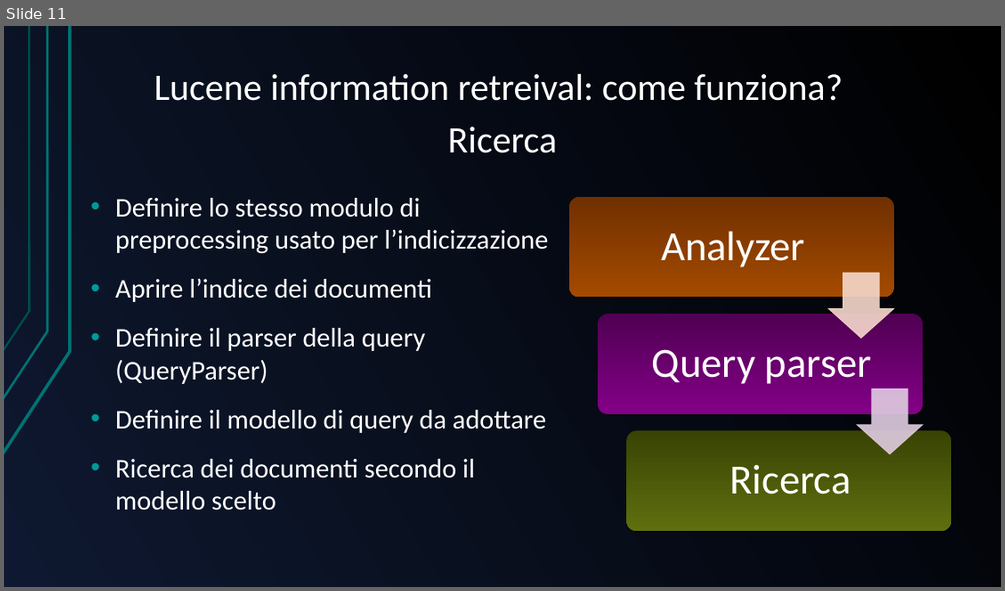
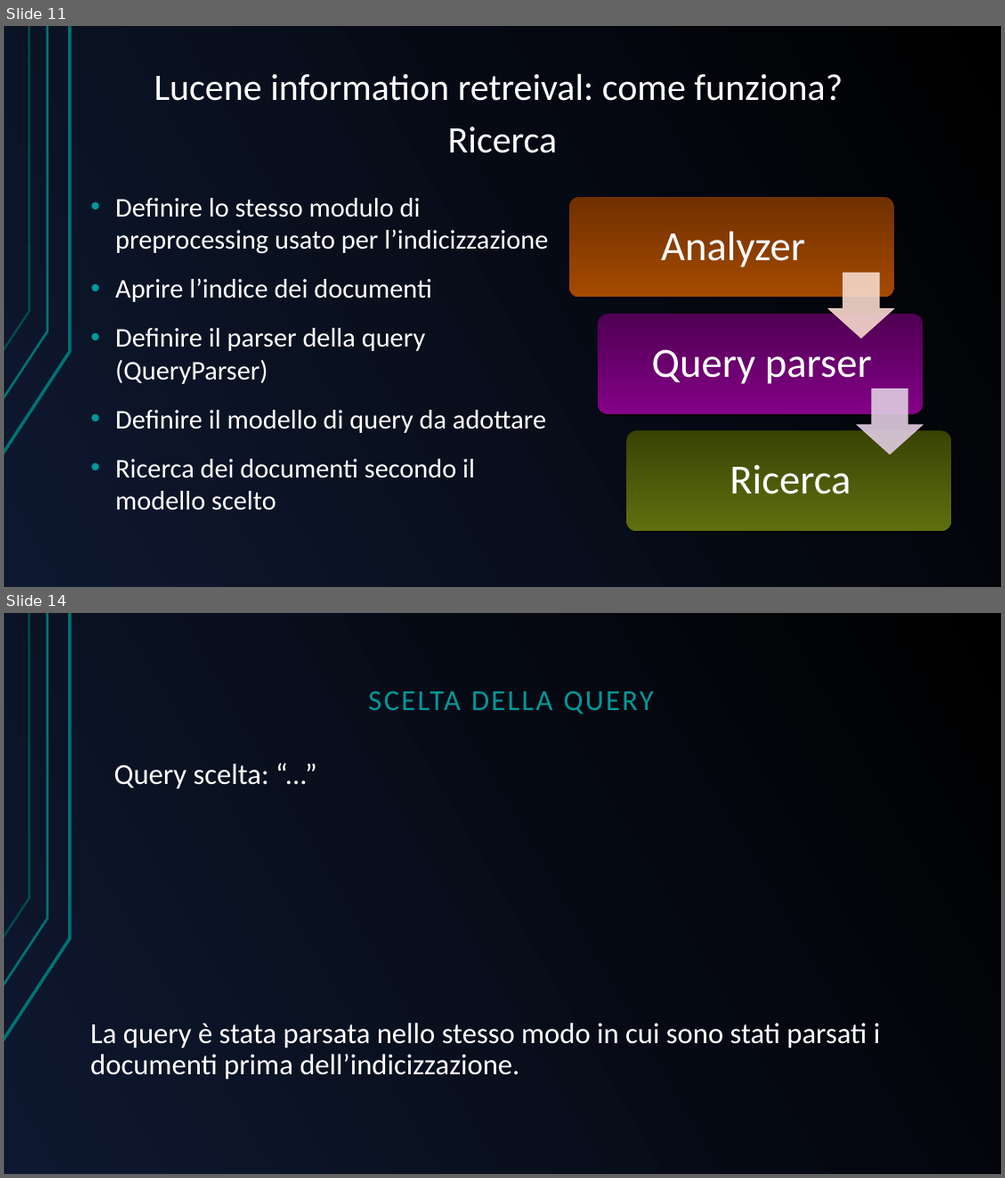
Before and after one commit to GreRagu/ProgettoGavi, a slide deck: Hegregio.odp. Shown one above the other, each under a label of ours: slide 11 before the commit, slides 11 and 14 after it; the slides between them are not shown. The pictures are 1005x591 and 1005x1178 pixels, drawn with LibreOffice and Linux fonts; fonts in the diff are those of the drawing. Boxes give left, top, right and bottom in pixels: in the first picture for what was removed or moved away, otherwise in the second. Text is boxed around its words. In the diff, an @@ line names an element or a change of style, - is before the commit and + after.

```diff
--- a/Hegregio.odp
+++ b/Hegregio.odp
@@ slide 14 added at <box>4,613,1001,1174</box>, background gradient #000000 to #0E1830; not listed: 3 template elements that a slide beside it also shows @@
@@ text added at <box>368,691,654,714</box>, 28 pt, text #009999 @@
+SCELTA DELLA QUERY
@@ text added at <box>114,763,269,789</box>, 28 pt, text #FFFFFF @@
+Query scelta: “...”
@@ text added at <box>90,1022,880,1079</box>, 28 pt, text #FFFFFF @@
+La query è stata parsata nello stesso modo in cui sono stati parsati i documenti prima dell’indicizzazione.
```
Also in this commit, not shown: 1 slide changed, 6 other slides added, 2 slides removed.
